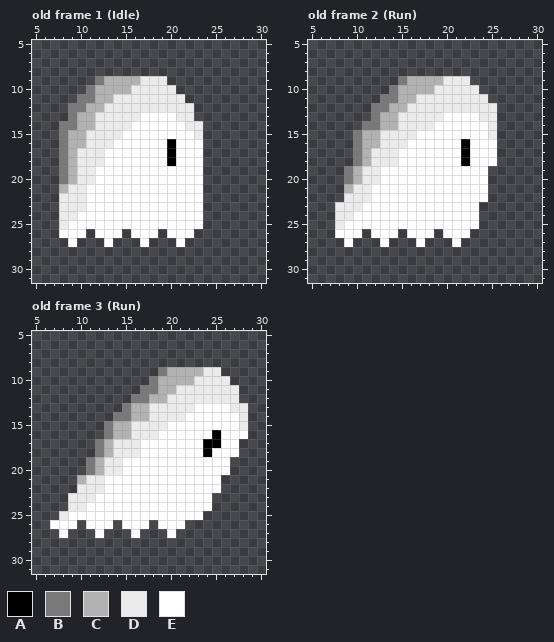
Two states of a pixel-art file, dots/Aseprite drawings/Spritesheet.aseprite. The picture above is the old version.
32x32 pixels, 4 frames. Shown: old frame 1 (Idle): x 5..30, y 5..31; old frame 2 (Run): x 5..30, y 5..31; old frame 3 (Run): x 5..30, y 5..31. The commit also changed other frames, which this record leaves out.
Palette (. is transparent): A #000000  B #797979  C #b2b2b2  D #ebebeb  E #ffffff
Pixels before, old frame 1 (Idle), first column x 8:
 9 ....BCCCCDDD....
10 ...BCCCCDDDDD...
11 ..BBCCDDDDDDDD..
12 .BBCCDDDDDDDDDD.
13 .BCCDDDDDEEEEDD.
14 BBCCDDDDEEEEEEDD
15 BCCDDDDEEEEEEEED
16 BCCDDDEEEEEEAEEE
17 BCDDDEEEEEEEAEEE
18 BCDDDEEEEEEEAEEE
19 BCDDEEEEEEEEEEEE
20 BCDDEEEEEEEEEEEE
21 CDDEEEEEEEEEEEEE
22 DDDEEEEEEEEEEEEE
23 DDDEEEEEEEEEEEEE
24 DDEEEEEEEEEEEEEE
25 DEEEEEEEEEEEEEEE
26 EEE.EEE.EEE.EEE.
27 .E...E...E...E..
Pixels before, old frame 2 (Run), first column x 8:
 9 .......BCCCCDDD...
10 ......BCCCCDDDDD..
11 .....BBCCDDDDDDDD.
12 ....BBCCDDDDDDDDDD
13 ....BCCDDDDDEEEEDD
14 ...BBCCDDDDEEEEEED
15 ..BCCDDDDEEEEEEEED
16 ..BCCDDDEEEEEEAEEE
17 ..BCDDDEEEEEEEAEEE
18 ..BCDDDEEEEEEEAEEE
19 .BCDDEEEEEEEEEEEE.
20 .BCDDEEEEEEEEEEEE.
21 .CDDEEEEEEEEEEEEE.
22 .DDDEEEEEEEEEEEEE.
23 DDDEEEEEEEEEEEEE..
24 DDEEEEEEEEEEEEEE..
25 DEEEEEEEEEEEEEEE..
26 EEE.EEE.EEE.EEE...
27 .E...E...E...E....
Pixels before, old frame 3 (Run), first column x 7:
 9 ............BCCCCDD...
10 ...........BCCCCDDDD..
11 ..........BBCCDDDDDDD.
12 .........BBCCDDDDDDDD.
13 ........BCCDDDDDEEEEDD
14 .......BBCCDDDDEEEEEED
15 ......BCCDDDDEEEEEEEED
16 ......BCCDDDEEEEEEAEEE
17 .....BCDDDEEEEEEEAAEE.
18 .....BCDDDEEEEEEEAEEE.
19 ....BCDDEEEEEEEEEEEE..
20 ....BCDDEEEEEEEEEEEE..
21 ...CDDEEEEEEEEEEEEE...
22 ...DDDEEEEEEEEEEEEE...
23 ..DDDEEEEEEEEEEEEE....
24 ..DDEEEEEEEEEEEEEE....
25 .DEEEEEEEEEEEEEEE.....
26 EEE.EEE.EEE.EEE.......
27 .E...E...E...E........
The result:
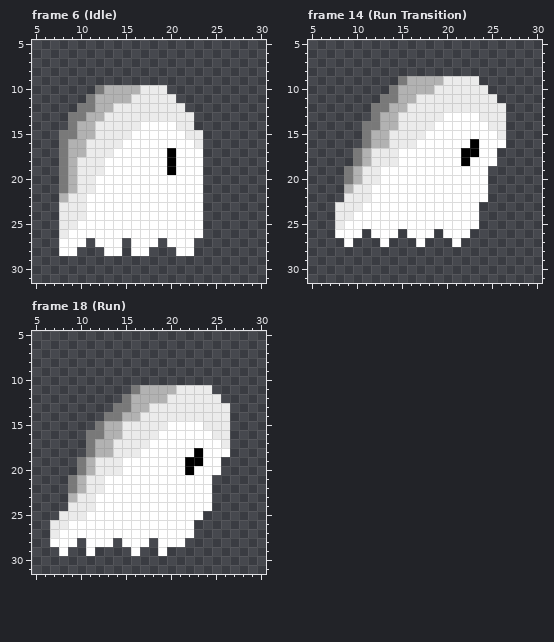
A new or re-ordered frame is compared with the old frame closest to it.
Message: add running animation
Edits made:
frames 4 -> 23
Changed rows in their new state; - is an unchanged pixel.
Frame 6 (Idle) is new; against old frame 1 (Idle):
first column x 8:
 9 ----........----
10 ---.B---C---.---
11 --.---CC-----.--
12 -.-B-C--------.-
13 --B-C----DDDD---
14 .-------D----D-.
15 -B-C---D------D-
16 ------D-----E--D
17 --C--D----------
19 ----D-------A---
21 BC-D------------
22 C---------------
24 --D-------------
25 -D--------------
26 D--E---E---E---E
27 E-E-E-E-E-E-E-E-
28 EE---EE-EE---EE-
Frame 14 (Run Transition) is new; against old frame 2 (Run):
first column x 10:
 9 -------------D---
10 --------------D--
11 ---------------D-
12 ----------------D
13 ----------------D
14 ----------------D
15 .B-C---D-------ED
16 .B-C--D-----EA--E
17 -------------A---
Frame 18 (Run) is new; against old frame 3 (Run):
first column x 7:
 9 ------------.......---
10 -----------.........--
11 ---------BCC------...-
12 --------BCC--------..-
13 -------B--------DDDD..
14 ------B-C-D----DDDDD..
15 -----BC-D--------DDD..
16 ----BBC-D---------DD..
17 ----BC----D------EED.-
18 ----BC----------AE--.-
19 ---BCD---------AA--.--
20 ---BCD---------A---.--
21 --B---------------.---
22 --BC--------------.---
23 --C-------------------
24 ----D-----------------
25 --DD------------------
26 DD-E---E---E---E------
27 D-EEE-EEE-EEE-EE------
28 EEE-EEE-EEE-EEE-------
29 -E--E----E--E---------
Changed places in both pictures, as pixel boxes (x1, y1, x2, y2):
changed: (59, 76, 203, 256)
changed: (353, 76, 506, 157)
changed: (50, 367, 248, 556)
